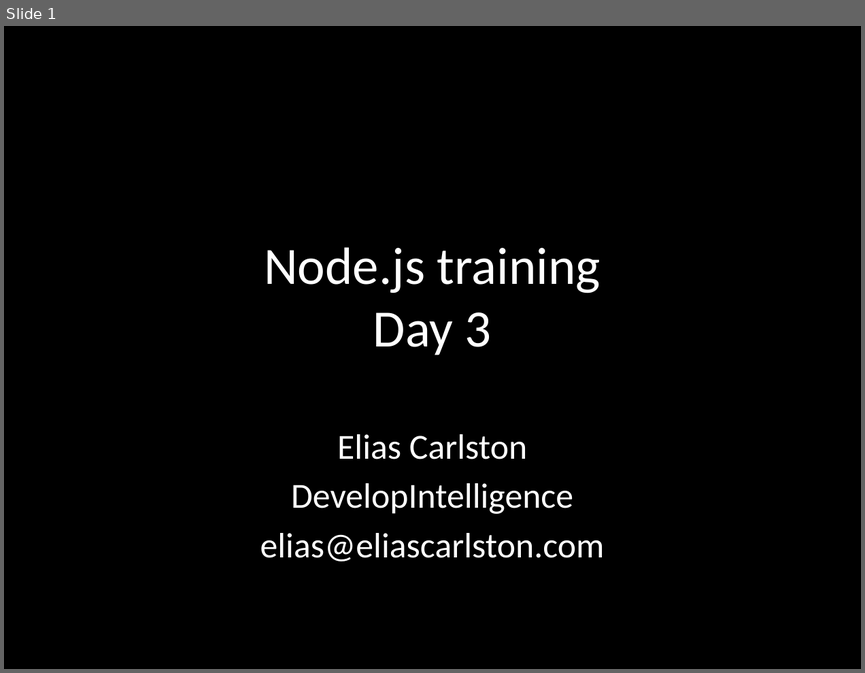
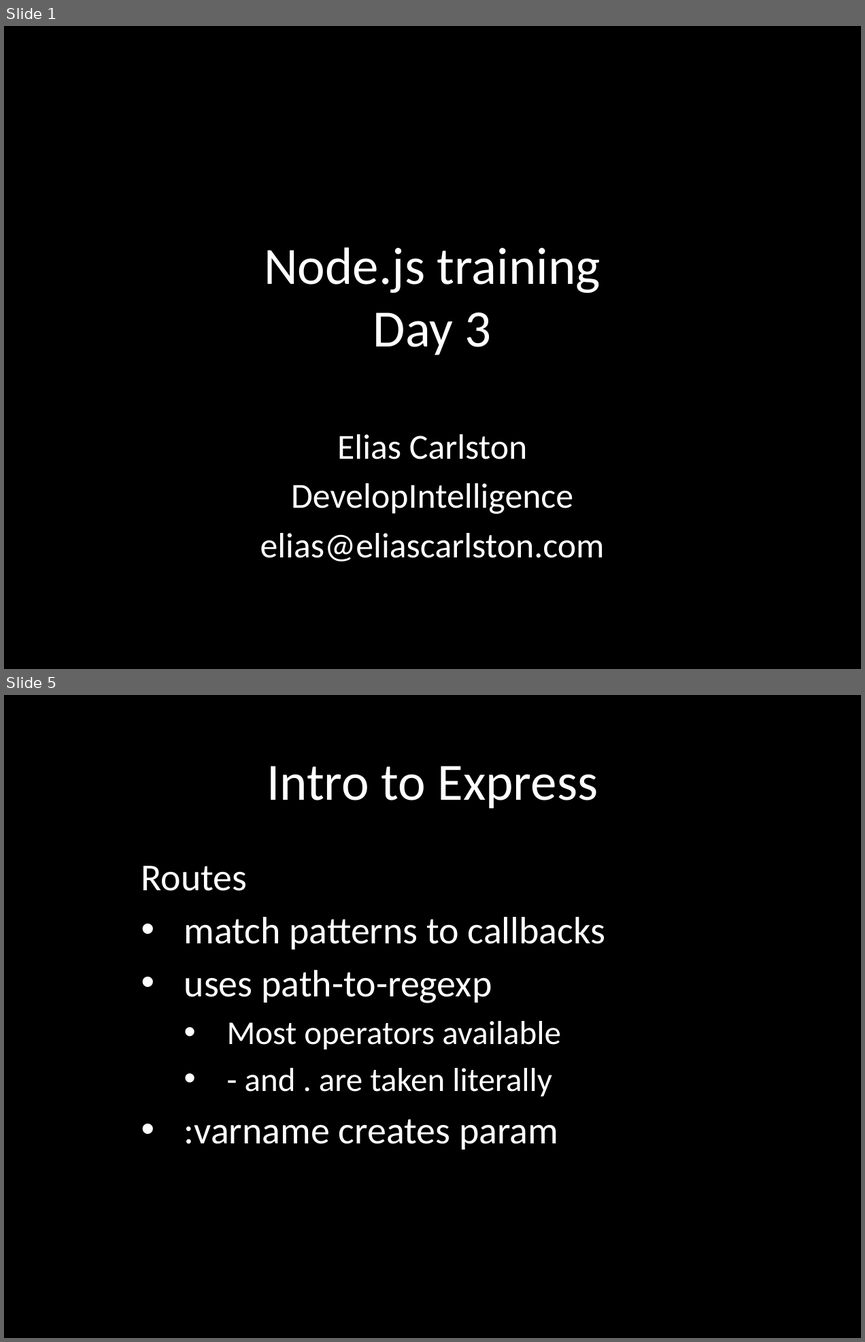
Before and after one commit to eliasjames/training-node, a slide deck: slides/Node Slides Day 3.pptx. Shown one above the other, each under a label of ours: slide 1 before the commit, slides 1 and 5 after it; the slides between them are not shown. The pictures are 865x673 and 865x1342 pixels, drawn with LibreOffice and Linux fonts; fonts in the diff are those of the drawing. Boxes give left, top, right and bottom in pixels: in the first picture for what was removed or moved away, otherwise in the second. Text is boxed around its words. In the diff, an @@ line names an element or a change of style, - is before the commit and + after.

```diff
--- a/slides/Node Slides Day 3.pptx
+++ b/slides/Node Slides Day 3.pptx
@@ slide 5 added at <box>4,695,861,1338</box>, background #000000 @@
@@ title added at <box>266,766,598,809</box>, 44 pt, text #FFFFFF @@
+Intro to Express
@@ subtitle added at <box>141,866,605,1149</box>, 32 pt, text #FFFFFF @@
+Routes
+• match patterns to callbacks
+• uses path-to-regexp
+  • Most operators available
+  • - and . are taken literally
+• :varname creates param
```
Also in this commit, not shown: 3 slides changed, 2 other slides added, 3 slides removed.
